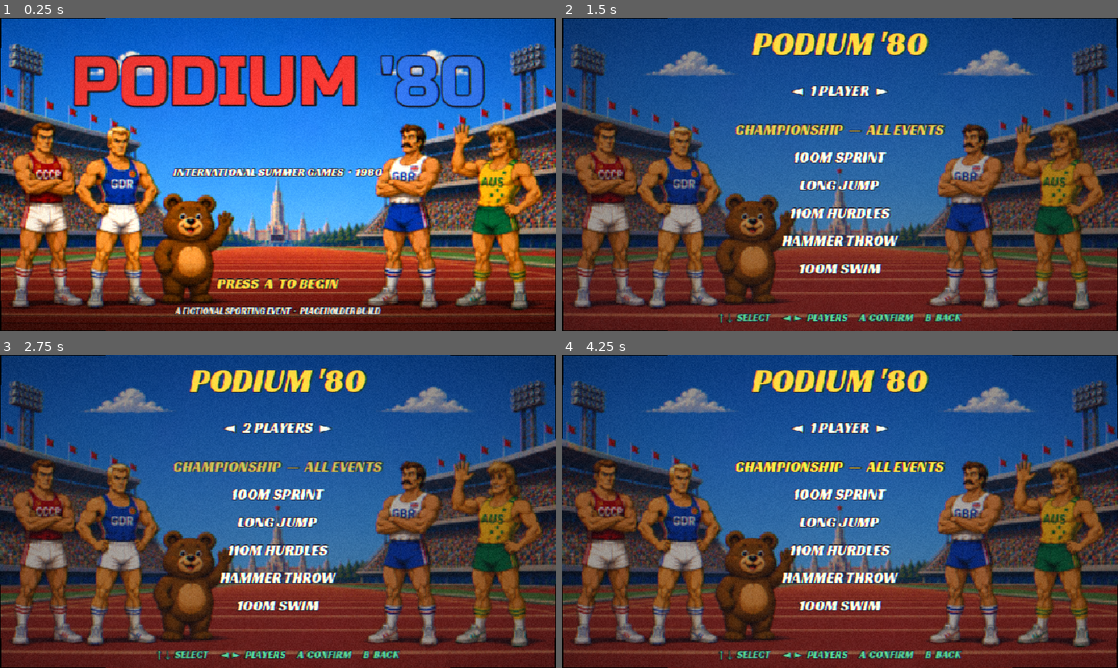
Above: before the commit, frames 1-4 (two rows, left to right).
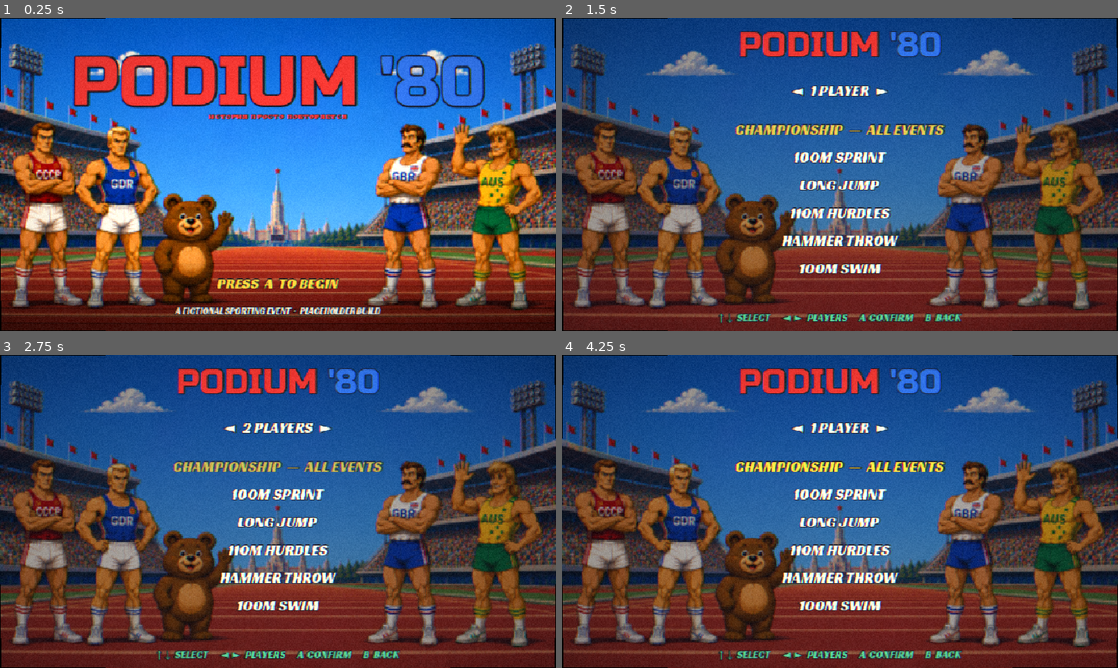
Above: after the commit, the same moments.

Repository: moowahaha/Podium80
Game: Godot game, scene res://src/menus/TitleScreen.tscn
Same seed, same stepped clock (60 frames per second), same inputs: the game is played once before the commit and once after it.
Inputs (mouse positions are in pixels of both pictures, inside the frame that each line leads up to):
- Up to frame 1 (0.25 s): no input
- Up to frame 2 (1.5 s): tap A at 0.5 s; move the mouse to (962, 158) at 0.52 s; hold Right 0.53-1.25 s; tap Space (p1_a) at 0.6 s; click (962, 158) at 0.67 s; tap Enter (ui_accept) at 0.77 s; drag from (728, 190) to (812, 237) at 1.27 s
- Up to frame 3 (2.75 s): move the mouse to (333, 442) at 2.02 s; hold Right from 2.03 s (still down); tap Q at 2.1 s
- Up to frame 4 (4.25 s): release Right at 2.75 s; drag from (812, 574) to (673, 464) at 2.77 s; move the mouse to (1006, 558) at 3.52 s; hold Left from 3.53 s (still down); tap K at 3.6 s; tap Enter (ui_accept) at 3.77 s

The runs differ from the first frame. In frame 1, 1.4% of the frame differs, in the area x 31-69%, y 30-51%; in frame 2, 2.6%; in frame 3, 2.6%; in frame 4, 2.6%, in the area x 31-69%, y 4-13%.

Commit message:
Cyrillic tagline, shared PODIUM '80 logo in menus, USSR->CCCP
- Title: red "История просто повторяется" (Ruslan Display) under the wordmark at
  ~1/3 its width; remove the English subtitle.
- Shared UI.add_podium_logo (Russo One, red/blue) used on the title AND mode
  screen so the wordmark is identical everywhere.
- Display the USSR nation as CCCP (name + abbrev); internal id unchanged so
  sprite paths still resolve.

Co-Authored-By: Claude Opus 4.8 (1M context) <noreply@anthropic.com>

Diff:
--- a/src/autoload/CountryData.gd
+++ b/src/autoload/CountryData.gd
@@ -12,9 +12,9 @@
 
 const COUNTRIES := {
 	&"USSR": {
-		"name": "USSR",
+		"name": "CCCP",
 		"long_name": "SOVIET UNION",
-		"abbrev": "URS",
+		"abbrev": "CCCP",
 		"accent": Color("e23b3b"),          # scoreboard / UI accent
 		"kit_primary": Color("cc2a2a"),     # jersey
 		"kit_secondary": Color("f4d84a"),   # trim / shorts
--- a/src/autoload/UI.gd
+++ b/src/autoload/UI.gd
@@ -44,3 +44,30 @@
 	l.horizontal_alignment = HORIZONTAL_ALIGNMENT_CENTER
 	l.vertical_alignment = VERTICAL_ALIGNMENT_CENTER
 	return l
+
+# --- Shared "PODIUM '80" wordmark (Russo One, red + blue) ---------------------
+const RUSSO := "res://assets/fonts/RussoOne-Regular.ttf"
+const LOGO_RED := Color("e2342f")
+const LOGO_BLUE := Color("2f6fe0")
+
+## Add the two-colour PODIUM '80 wordmark to `parent`, centred at font size `fsize`, top at `y`.
+## Returns the wordmark's pixel width. Use everywhere the logo appears so it stays identical.
+func add_podium_logo(parent: Node, y: float, fsize: int) -> float:
+	var russo: Font = load(RUSSO)
+	var w1: float = russo.get_string_size("PODIUM ", HORIZONTAL_ALIGNMENT_LEFT, -1, fsize).x
+	var w2: float = russo.get_string_size("'80", HORIZONTAL_ALIGNMENT_LEFT, -1, fsize).x
+	var sx := (Palette.BASE_WIDTH - (w1 + w2)) / 2.0
+	parent.add_child(_logo_part("PODIUM ", LOGO_RED, russo, fsize, sx, y))
+	parent.add_child(_logo_part("'80", LOGO_BLUE, russo, fsize, sx + w1, y))
+	return w1 + w2
+
+func _logo_part(text: String, color: Color, font: Font, fsize: int, x: float, y: float) -> Label:
+	var l := Label.new()
+	l.text = text
+	l.add_theme_font_override("font", font)
+	l.add_theme_font_size_override("font_size", fsize)
+	l.add_theme_color_override("font_color", color)
+	l.add_theme_color_override("font_outline_color", Palette.INK)
+	l.add_theme_constant_override("outline_size", maxi(2, fsize / 10))
+	l.position = Vector2(x, y)
+	return l
--- a/src/menus/ModeSelect.gd
+++ b/src/menus/ModeSelect.gd
@@ -19,10 +19,7 @@
 	for i in Game.EVENTS.size():
 		options.append({"label": String(Game.EVENTS[i]["title"]), "champ": false, "index": i})
 
-	var title := UI.center_label("PODIUM '80", 56, Palette.HIGHLIGHT)
-	title.position = Vector2(0, 8)
-	title.size = Vector2(Palette.BASE_WIDTH, 62)
-	add_child(title)
+	UI.add_podium_logo(self, 12, 58)
 
 	_players_lbl = UI.center_label("", 26, Palette.PAPER)
 	_players_lbl.position = Vector2(0, 108)
--- a/src/menus/TitleScreen.gd
+++ b/src/menus/TitleScreen.gd
@@ -28,17 +28,28 @@
 			"size": seed_rng.randi_range(3, 5),
 		})
 
-	# Static two-colour wordmark in Russo One: "PODIUM" red, "'80" blue.
-	var russo: Font = load("res://assets/fonts/RussoOne-Regular.ttf")
+	# Shared two-colour PODIUM '80 wordmark.
 	var tsize := 118
-	var w1: float = russo.get_string_size("PODIUM ", HORIZONTAL_ALIGNMENT_LEFT, -1, tsize).x
-	var w2: float = russo.get_string_size("'80", HORIZONTAL_ALIGNMENT_LEFT, -1, tsize).x
-	var sx := (Palette.BASE_WIDTH - (w1 + w2)) / 2.0
 	var ty := 40.0
-	_title_part("PODIUM ", Color("e2342f"), russo, tsize, sx, ty)
-	_title_part("'80", Color("2f6fe0"), russo, tsize, sx + w1, ty)
+	var total := UI.add_podium_logo(self, ty, tsize)
 
-	_sub = _band("INTERNATIONAL SUMMER GAMES  ·  1980", 20, Palette.PAPER, 250, 30)
+	# Russian tagline ("history simply repeats") in Ruslan Display, red, ~1/3 the title width.
+	var ruslan: Font = load("res://assets/fonts/RuslanDisplay.ttf")
+	var tag := "История просто повторяется"
+	var target_w := total / 3.0
+	var mw: float = ruslan.get_string_size(tag, HORIZONTAL_ALIGNMENT_LEFT, -1, 100).x
+	var tag_size := int(100.0 * target_w / maxf(mw, 1.0))
+	var sub := Label.new()
+	sub.text = tag
+	sub.add_theme_font_override("font", ruslan)
+	sub.add_theme_font_size_override("font_size", tag_size)
+	sub.add_theme_color_override("font_color", Color("e2342f"))
+	sub.add_theme_color_override("font_outline_color", Palette.INK)
+	sub.add_theme_constant_override("outline_size", 3)
+	sub.horizontal_alignment = HORIZONTAL_ALIGNMENT_CENTER
+	sub.position = Vector2(0, ty + tsize * 1.05)
+	sub.size = Vector2(Palette.BASE_WIDTH, tag_size + 12)
+	add_child(sub)
 	_prompt = _band("PRESS  A  TO BEGIN", 25, Palette.HIGHLIGHT, 440, 35)
 	_band("A FICTIONAL SPORTING EVENT  ·  PLACEHOLDER BUILD", 15, Palette.PAPER, 495, 20)
 
@@ -51,18 +62,6 @@
 	l.size = Vector2(Palette.BASE_WIDTH, h)
 	add_child(l)
 	return l
-
-## A static two-colour title part in Russo One (no movement, per design).
-func _title_part(text: String, color: Color, font: Font, fsize: int, x: float, y: float) -> void:
-	var l := Label.new()
-	l.text = text
-	l.add_theme_font_override("font", font)
-	l.add_theme_font_size_override("font_size", fsize)
-	l.add_theme_color_override("font_color", color)
-	l.add_theme_color_override("font_outline_color", Palette.INK)
-	l.add_theme_constant_override("outline_size", 12)
-	l.position = Vector2(x, y)
-	add_child(l)
 
 func _process(delta: float) -> void:
 	_t += delta
Binary file added: assets/fonts/RuslanDisplay.ttf
Not shown, added: assets/fonts/RuslanDisplay.ttf.import
